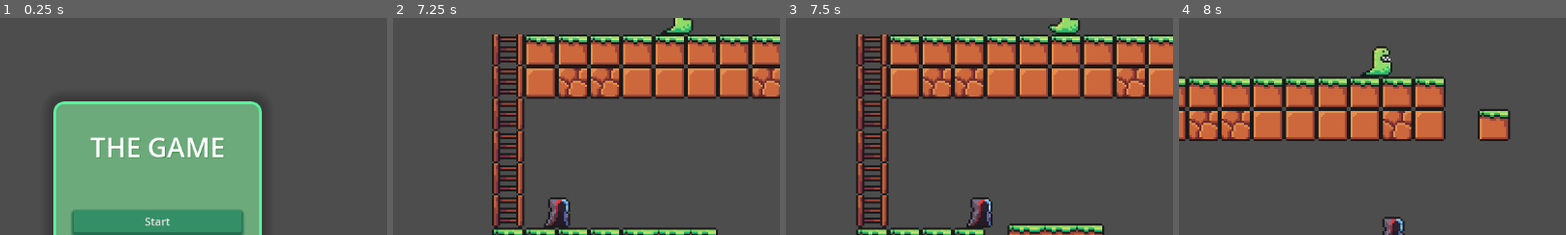
Above: before the commit, frames 1-4 (left to right).
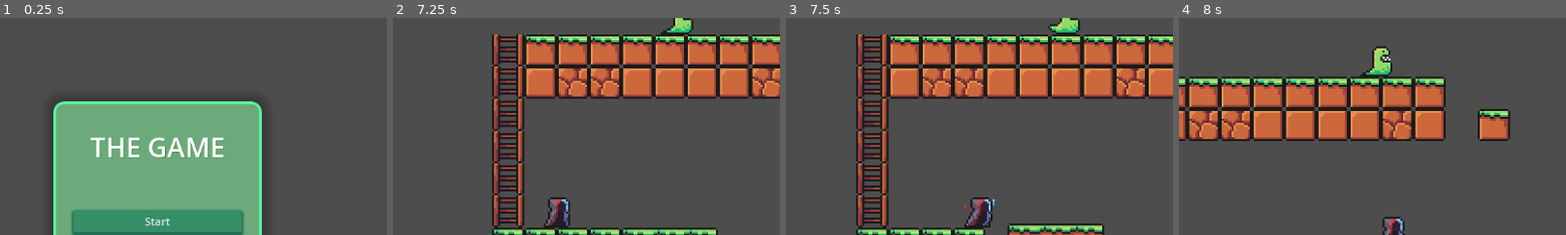
Above: after the commit, the same moments.

Repository: FrogMakesSkripts/The-Game
Game: Godot game, scene res://scenes/title_screen.tscn
Two runs of this game, one before a commit and one after it. Both use one fixed random seed, a clock stepped at 60 frames per second and the inputs below.
Inputs (mouse positions are % of the whole screen's width and height, from its top left):
- Up to frame 1 (0.25 s): no input
- Up to frame 2 (7.25 s): click "Start" at 0.5 s; move the mouse to (45, 70) at 1.27 s; press the mouse at (45, 70) at 1.28 s; hold D (move_right) 1.28-2.78 s; tap Space (jump) at 1.52, 2.27, 3.77, 4.52, 5.27, 6.77 s; move the mouse to (80, 65) at 2.02 s; release the mouse at (80, 65) at 2.03 s; click (80, 65) at 2.1 s; move the mouse to (20, 35) at 2.77 s; hold Ctrl (run) 2.78-3.53 s; hold W (move_left) 2.78-5.03 s; click (20, 35) at 3.05 s; move the mouse to (55, 50) at 3.52 s; click (55, 50) at 3.6 s; move the mouse to (35, 25) at 4.27 s; press the mouse at (35, 25) at 4.28 s; move the mouse to (72, 45) at 5.02 s; release the mouse at (72, 45) at 5.03 s; hold D (move_right) from 5.03 s (still down); tap Ctrl (run) at 5.1 s; click (72, 45) at 5.3 s; move the mouse to (30, 55) at 5.77 s; press the mouse at (30, 55) at 5.78 s; move the mouse to (60, 28) at 6.52 s; release the mouse at (60, 28) at 6.53 s; click (60, 28) at 6.6 s
- Up to frame 3 (7.5 s): keep holding D (move_right); move the mouse to (45, 70) at 7.27 s; hold Ctrl (run) from 7.28 s (still down)
- Up to frame 4 (8 s): keep holding D (move_right); keep holding Ctrl (run); tap Space (jump) at 7.52 s; click (45, 70) at 7.55 s
The pictures show only the part of the screen within x 30-80%, y 1-51%; the shares and areas given below are measured in that part.

Frames 1-2 are identical in both runs. In frame 3, 0.2% of the frame differs, in the area x 46-54%, y 83-97%; in frame 4, nothing differs.

Commit message:
Added item holding system & Functionality to basic pickaxe

Diff:
--- a/project.godot
+++ b/project.godot
@@ -14,9 +14,6 @@
 run/main_scene="uid://cgis50cl1bn7p"
 config/features=PackedStringArray("4.5", "GL Compatibility")
 config/icon="res://icon.svg"
-
-[display]
-
 
 [input]
 
--- a/scenes/Pickaxe.tscn
+++ b/scenes/Pickaxe.tscn
@@ -6,11 +6,14 @@
 [sub_resource type="CircleShape2D" id="CircleShape2D_n8kic"]
 radius = 7.071068
 
+[sub_resource type="CircleShape2D" id="CircleShape2D_ng6u3"]
+radius = 1.0
+
 [node name="Pickaxe" type="Area2D"]
 collision_mask = 2
 script = ExtResource("1_n8kic")
 
-[node name="CollisionShape2D" type="CollisionShape2D" parent="."]
+[node name="PickupArea" type="CollisionShape2D" parent="."]
 shape = SubResource("CircleShape2D_n8kic")
 
 [node name="Sprite2D" type="Sprite2D" parent="."]
@@ -18,4 +21,13 @@
 region_enabled = true
 region_rect = Rect2(0, 0, 16, 16)
 
+[node name="PickaxePoint" type="Area2D" parent="."]
+
+[node name="MineArea" type="CollisionShape2D" parent="PickaxePoint"]
+position = Vector2(6.5, 4.5)
+scale = Vector2(0.5, 0.5)
+shape = SubResource("CircleShape2D_ng6u3")
+
 [connection signal="body_entered" from="." to="." method="_on_body_entered"]
+[connection signal="body_entered" from="PickaxePoint" to="." method="_on_pickaxe_point_right_body_entered"]
+[connection signal="body_entered" from="PickaxePoint" to="." method="_on_pickaxe_point_body_entered"]
--- a/scenes/player.tscn
+++ b/scenes/player.tscn
@@ -66,6 +66,54 @@
 [sub_resource type="AtlasTexture" id="AtlasTexture_qfm1y"]
 atlas = ExtResource("2_g2els")
 region = Rect2(0, 32, 16, 16)
+
+[sub_resource type="AtlasTexture" id="AtlasTexture_fulsm"]
+atlas = ExtResource("2_g2els")
+region = Rect2(0, 48, 16, 16)
+
+[sub_resource type="AtlasTexture" id="AtlasTexture_4r5pv"]
+atlas = ExtResource("2_g2els")
+region = Rect2(16, 48, 16, 16)
+
+[sub_resource type="AtlasTexture" id="AtlasTexture_60mlk"]
+atlas = ExtResource("2_g2els")
+region = Rect2(32, 48, 16, 16)
+
+[sub_resource type="AtlasTexture" id="AtlasTexture_i4ail"]
+atlas = ExtResource("2_g2els")
+region = Rect2(48, 48, 16, 16)
+
+[sub_resource type="AtlasTexture" id="AtlasTexture_a38lo"]
+atlas = ExtResource("2_g2els")
+region = Rect2(64, 48, 16, 16)
+
+[sub_resource type="AtlasTexture" id="AtlasTexture_4ni07"]
+atlas = ExtResource("2_g2els")
+region = Rect2(80, 48, 16, 16)
+
+[sub_resource type="AtlasTexture" id="AtlasTexture_l71n6"]
+atlas = ExtResource("2_g2els")
+region = Rect2(96, 48, 16, 16)
+
+[sub_resource type="AtlasTexture" id="AtlasTexture_ke2ow"]
+atlas = ExtResource("2_g2els")
+region = Rect2(112, 48, 16, 16)
+
+[sub_resource type="AtlasTexture" id="AtlasTexture_ujl30"]
+atlas = ExtResource("2_g2els")
+region = Rect2(128, 48, 16, 16)
+
+[sub_resource type="AtlasTexture" id="AtlasTexture_31cv2"]
+atlas = ExtResource("2_g2els")
+region = Rect2(144, 48, 16, 16)
+
+[sub_resource type="AtlasTexture" id="AtlasTexture_pf23h"]
+atlas = ExtResource("2_g2els")
+region = Rect2(160, 48, 16, 16)
+
+[sub_resource type="AtlasTexture" id="AtlasTexture_dt7fs"]
+atlas = ExtResource("2_g2els")
+region = Rect2(176, 48, 16, 16)
 
 [sub_resource type="SpriteFrames" id="SpriteFrames_i4ail"]
 animations = [{
@@ -131,11 +179,79 @@
 "loop": true,
 "name": &"Jump",
 "speed": 5.0
+}, {
+"frames": [{
+"duration": 1.0,
+"texture": SubResource("AtlasTexture_fulsm")
+}, {
+"duration": 1.0,
+"texture": SubResource("AtlasTexture_4r5pv")
+}, {
+"duration": 1.0,
+"texture": SubResource("AtlasTexture_60mlk")
+}, {
+"duration": 1.0,
+"texture": SubResource("AtlasTexture_i4ail")
+}, {
+"duration": 1.0,
+"texture": SubResource("AtlasTexture_a38lo")
+}, {
+"duration": 1.0,
+"texture": SubResource("AtlasTexture_4ni07")
+}, {
+"duration": 1.0,
+"texture": SubResource("AtlasTexture_l71n6")
+}, {
+"duration": 1.0,
+"texture": SubResource("AtlasTexture_ke2ow")
+}, {
+"duration": 1.0,
+"texture": SubResource("AtlasTexture_ujl30")
+}, {
+"duration": 1.0,
+"texture": SubResource("AtlasTexture_31cv2")
+}, {
+"duration": 1.0,
+"texture": SubResource("AtlasTexture_pf23h")
+}, {
+"duration": 1.0,
+"texture": SubResource("AtlasTexture_dt7fs")
+}],
+"loop": true,
+"name": &"Run",
+"speed": 5.0
 }]
 
 [sub_resource type="CapsuleShape2D" id="CapsuleShape2D_qhqgy"]
 radius = 5.0
 height = 14.0
+
+[sub_resource type="Animation" id="Animation_qhqgy"]
+length = 0.001
+tracks/0/type = "value"
+tracks/0/imported = false
+tracks/0/enabled = true
+tracks/0/path = NodePath("HeldItem:rotation")
+tracks/0/interp = 1
+tracks/0/loop_wrap = true
+tracks/0/keys = {
+"times": PackedFloat32Array(0),
+"transitions": PackedFloat32Array(1),
+"update": 0,
+"values": [0.0]
+}
+tracks/1/type = "value"
+tracks/1/imported = false
+tracks/1/enabled = true
+tracks/1/path = NodePath("HeldItem:position")
+tracks/1/interp = 1
+tracks/1/loop_wrap = true
+tracks/1/keys = {
+"times": PackedFloat32Array(0),
+"transitions": PackedFloat32Array(1),
+"update": 0,
+"values": [Vector2(10, -11)]
+}
 
 [sub_resource type="Animation" id="Animation_g2els"]
 resource_name = "Mine"
@@ -144,7 +260,7 @@
 tracks/0/type = "value"
 tracks/0/imported = false
 tracks/0/enabled = true
-tracks/0/path = NodePath("HeldItemTextureRight:rotation")
+tracks/0/path = NodePath("HeldItem:rotation")
 tracks/0/interp = 1
 tracks/0/loop_wrap = true
 tracks/0/keys = {
@@ -156,94 +272,49 @@
 tracks/1/type = "value"
 tracks/1/imported = false
 tracks/1/enabled = true
-tracks/1/path = NodePath("HeldItemTextureLeft:rotation")
+tracks/1/path = NodePath("HeldItem:position")
 tracks/1/interp = 1
 tracks/1/loop_wrap = true
 tracks/1/keys = {
 "times": PackedFloat32Array(0, 0.25),
 "transitions": PackedFloat32Array(1, 1),
 "update": 0,
-"values": [0.0, -0.6981317]
-}
-tracks/2/type = "value"
-tracks/2/imported = false
-tracks/2/enabled = true
-tracks/2/path = NodePath("HeldItemTextureRight:position")
-tracks/2/interp = 1
-tracks/2/loop_wrap = true
-tracks/2/keys = {
-"times": PackedFloat32Array(0, 0.25),
-"transitions": PackedFloat32Array(1, 1),
-"update": 0,
-"values": [Vector2(10, -11), Vector2(10, -7)]
-}
-tracks/3/type = "value"
-tracks/3/imported = false
-tracks/3/enabled = true
-tracks/3/path = NodePath("HeldItemTextureLeft:position")
-tracks/3/interp = 1
-tracks/3/loop_wrap = true
-tracks/3/keys = {
-"times": PackedFloat32Array(0, 0.25),
-"transitions": PackedFloat32Array(1, 1),
-"update": 0,
-"values": [Vector2(-10, -11), Vector2(-10, -7)]
-}
-
-[sub_resource type="Animation" id="Animation_qhqgy"]
-length = 0.001
+"values": [Vector2(10, -11), Vector2(10, -6)]
+}
+
+[sub_resource type="Animation" id="Animation_dqkch"]
+resource_name = "MineLeft"
+length = 0.25
+loop_mode = 2
 tracks/0/type = "value"
 tracks/0/imported = false
 tracks/0/enabled = true
-tracks/0/path = NodePath("HeldItemTextureRight:rotation")
+tracks/0/path = NodePath("HeldItem:rotation")
 tracks/0/interp = 1
 tracks/0/loop_wrap = true
 tracks/0/keys = {
-"times": PackedFloat32Array(0),
-"transitions": PackedFloat32Array(1),
-"update": 0,
-"values": [0.0]
+"times": PackedFloat32Array(0, 0.25),
+"transitions": PackedFloat32Array(1, 1),
+"update": 0,
+"values": [0.0, -0.6981317]
 }
 tracks/1/type = "value"
 tracks/1/imported = false
 tracks/1/enabled = true
-tracks/1/path = NodePath("HeldItemTextureLeft:rotation")
+tracks/1/path = NodePath("HeldItem:position")
 tracks/1/interp = 1
 tracks/1/loop_wrap = true
 tracks/1/keys = {
-"times": PackedFloat32Array(0),
-"transitions": PackedFloat32Array(1),
-"update": 0,
-"values": [0.0]
-}
-tracks/2/type = "value"
-tracks/2/imported = false
-tracks/2/enabled = true
-tracks/2/path = NodePath("HeldItemTextureRight:position")
-tracks/2/interp = 1
-tracks/2/loop_wrap = true
-tracks/2/keys = {
-"times": PackedFloat32Array(0),
-"transitions": PackedFloat32Array(1),
-"update": 0,
-"values": [Vector2(10, -9)]
-}
-tracks/3/type = "value"
-tracks/3/imported = false
-tracks/3/enabled = true
-tracks/3/path = NodePath("HeldItemTextureLeft:position")
-tracks/3/interp = 1
-tracks/3/loop_wrap = true
-tracks/3/keys = {
-"times": PackedFloat32Array(0),
-"transitions": PackedFloat32Array(1),
-"update": 0,
-"values": [Vector2(-10, -11)]
+"times": PackedFloat32Array(0, 0.25),
+"transitions": PackedFloat32Array(1, 1),
+"update": 0,
+"values": [Vector2(-10, -11), Vector2(-10, -6)]
 }
 
 [sub_resource type="AnimationLibrary" id="AnimationLibrary_dqkch"]
 _data = {
-&"Mine": SubResource("Animation_g2els"),
+&"MineLeft": SubResource("Animation_dqkch"),
+&"MineRight": SubResource("Animation_g2els"),
 &"RESET": SubResource("Animation_qhqgy")
 }
 
@@ -253,16 +324,11 @@
 platform_on_leave = 1
 script = ExtResource("1_g2els")
 
-[node name="HeldItemTextureRight" type="Sprite2D" parent="."]
-position = Vector2(10, -9)
-
-[node name="HeldItemTextureLeft" type="Sprite2D" parent="."]
-position = Vector2(-10, -11)
-
 [node name="AnimatedSprite2D" type="AnimatedSprite2D" parent="."]
+z_index = 1
 position = Vector2(0, -8)
 sprite_frames = SubResource("SpriteFrames_i4ail")
-animation = &"Jump"
+animation = &"Run"
 autoplay = "Idle"
 
 [node name="CollisionShape2D" type="CollisionShape2D" parent="."]
@@ -273,6 +339,9 @@
 wait_time = 0.15
 one_shot = true
 
+[node name="HeldItem" type="Node2D" parent="."]
+position = Vector2(10, -11)
+
 [node name="InteractionAnimation" type="AnimationPlayer" parent="."]
 libraries = {
 &"": SubResource("AnimationLibrary_dqkch")
--- a/scripts/pickaxe.gd
+++ b/scripts/pickaxe.gd
@@ -1,6 +1,23 @@
 extends Area2D
 
+@onready var mine_area: CollisionShape2D = $PickaxePoint/MineArea
+@onready var pickaxe: Area2D = $"."
+
 func _on_body_entered(body: Node2D) -> void:
-	queue_free()
-	body.give_item("Basic Pickaxe ", 1)
-	body.update_held_item("res://assets/items/Basic_Pickaxe.png")
+	if not body.has_node("HeldItem/Pickaxe"):
+		queue_free()
+		body.give_item("Basic Pickaxe ", 1)
+		body.update_held_item("res://scenes/Pickaxe.tscn")
+
+func break_tile(tilemap: TileMap, world_position: Vector2) -> void:
+	var local_pos: Vector2 = tilemap.to_local(world_position)
+	var cell: Vector2i = tilemap.local_to_map(local_pos)
+	tilemap.erase_cell(0, cell)
+
+func _on_pickaxe_point_body_entered(body: Node2D) -> void:
+	if body is TileMap:
+		var player = pickaxe.get_parent().get_parent()
+		var interact_animation = player.find_child("InteractionAnimation", true, false)
+		if interact_animation.is_playing() and player.is_interacting:
+			break_tile(body, mine_area.global_position)
+			player.is_interacting = false
--- a/scripts/player.gd
+++ b/scripts/player.gd
@@ -6,18 +6,20 @@
 	"empty 3": 0,
 	}
 
+@export var direction = 0
 @export var speed = 100
 @export var jump = -200
 @export var max_inertia = 30
 @export var acceleration = 1.5
 @export var deceleration = 0.7
 
-@onready var held_item_texture_right: Sprite2D = $HeldItemTextureRight
-@onready var held_item_texture_left: Sprite2D = $HeldItemTextureLeft
+@export var is_interacting: bool = false
+
+@onready var player: CharacterBody2D = $"."
+@onready var held_item: Node2D = $HeldItem
 @onready var animated_sprite: AnimatedSprite2D = $AnimatedSprite2D
 @onready var interact_animation: AnimationPlayer = $InteractionAnimation
 @onready var coyote_timer: Timer = $CoyoteTimer
-
 
 # MOVEMENT
 var inertia = 0
@@ -28,15 +30,14 @@
 		max_inertia = 45
 		acceleration = 2
 # ANIMATION
-		if inertia > 10:
-			animated_sprite.play("Jump")
-	else:
-		if is_on_floor():
-			animated_sprite.play("Idle")
-		if not is_on_floor():
-			animated_sprite.play("Jump")
+		if inertia > 5:
+			animated_sprite.play("Run")
+	elif is_on_floor():
+		animated_sprite.play("Idle")
+	if not is_on_floor():
+		animated_sprite.play("Jump")
 # DIRECTION
-	var direction = 0
+	direction = 0
 	if Input.is_action_pressed("move_right"):
 		direction = 1
 		inertia += acceleration
@@ -50,13 +51,19 @@
 			inertia -= acceleration / 2.66
 		animated_sprite.flip_h = true
 	if animated_sprite.flip_h == false:
-		held_item_texture_left.visible = false
-		held_item_texture_right.visible = true
-		held_item_texture_left.flip_h = false
+		held_item.scale.x = 1
+		held_item.position.x = 10
 	if animated_sprite.flip_h == true:
-		held_item_texture_left.visible = true
-		held_item_texture_right.visible = false
-		held_item_texture_left.flip_h = true
+		held_item.scale.x = -1
+		held_item.position.x = -10
+# DIRECTION SYNCHRONIZATION MANAGER
+	var current_interaction_animation = interact_animation.current_animation
+	if direction == 1 and not current_interaction_animation == "MineRight":
+		if Input.is_action_pressed("interact"):
+			interact_animation.play("MineRight")
+	if direction == -1 and not current_interaction_animation == "MineLeft":
+		if Input.is_action_pressed("interact"):
+			interact_animation.play("MineLeft")
 # INERTIA
 	inertia = clamp(inertia, -max_inertia, max_inertia)
 	if Input.is_action_pressed("move_right") or Input.is_action_pressed("move_left"):
@@ -72,11 +79,9 @@
 				inertia += deceleration
 			if inertia > -deceleration:
 				inertia = 0
-
 # GRAVITY
 	if not is_on_floor():
 		velocity += get_gravity() * delta
-
 	if Input.is_action_pressed("jump") and (is_on_floor() or not coyote_timer.is_stopped()):
 		velocity.y = jump + (-coyote_timer.time_left * 2)
 # TRANSFORM
@@ -103,15 +108,19 @@
 			break
 	return int(digits)
 
-func _input(event):
+# make a hold button and attach it to interact
+
+func _input(event: InputEvent) -> void:
 	if Input.is_action_pressed("interact"):
-		interact_animation.play("Mine")
+		is_interacting = true
 	else:
-		interact_animation.play("RESET")
+		is_interacting = false
+		interact_animation.stop()
 
 func update_held_item(item: String):
-	held_item_texture_right.texture = load(item)
-	held_item_texture_left.texture = load(item)
+	var item_scene = load(item)
+	var instance = item_scene.instantiate()
+	held_item.add_child(instance)
 
 func update_inventory():
 	pass
Binary file changed: assets/sprites/RedBlue Wizard Animation Spritesheet.png
Not shown: 1 places in scenes/Pickaxe.tscn that only renumber resources
Not shown: 1 places in scenes/player.tscn that only renumber resources
